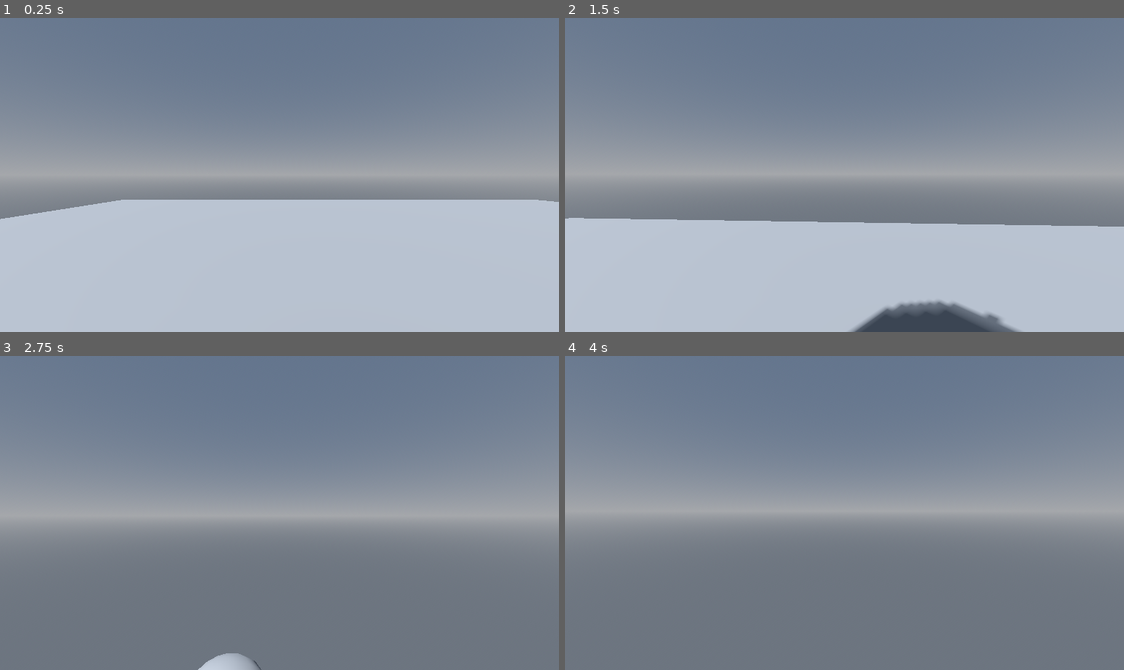
Above: before the commit, frames 1-4 (two rows, left to right).
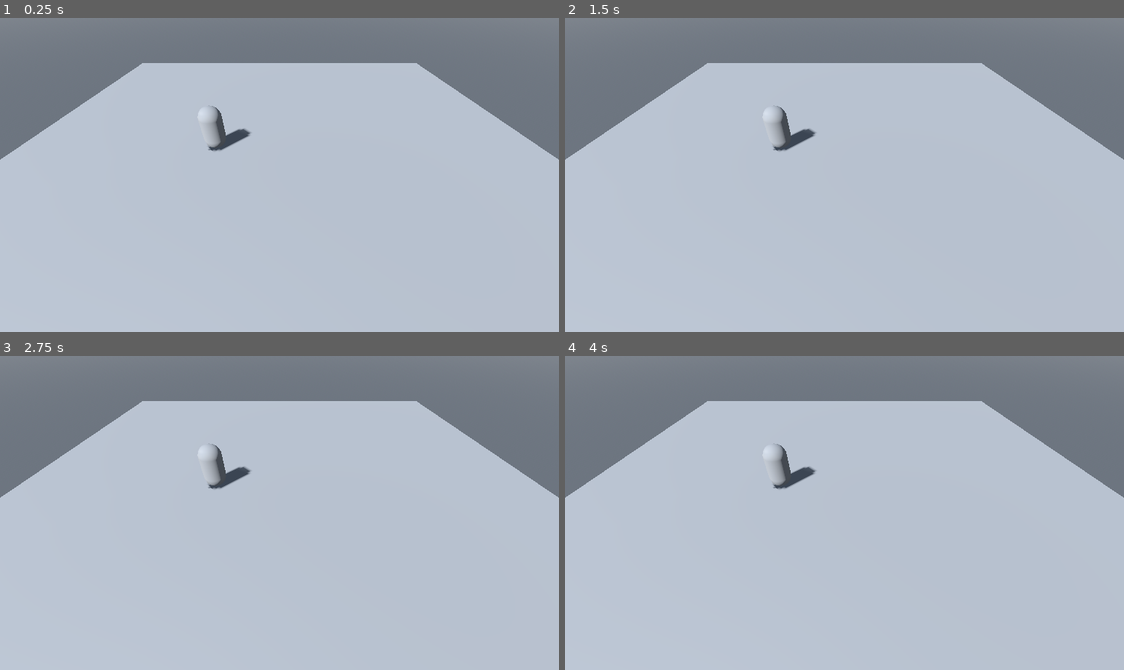
Above: after the commit, the same moments.

Repository: LeonStansfield/Basic-Godot-Multiplayer-Framework
Game: Godot game, scene res://Scenes/test.tscn
The game is run twice, just before and just after one commit, with the same random seed, the same clock (stepped at 60 frames per second) and the same inputs. This scene is started directly instead of the project's main scene.
Inputs (mouse positions are in pixels of both pictures, inside the frame that each line leads up to):
- Up to frame 1 (0.25 s): no input
- Up to frame 2 (1.5 s): tap Enter at 0.5 s; move the mouse to (872, 175) at 0.52 s; press the mouse at (872, 175) at 0.53 s; hold W (move_forward) from 0.53 s (still down); right-click (872, 175) at 0.8 s; move the mouse to (816, 175) at 1.27 s; release the mouse at (816, 175) at 1.28 s; right-click (816, 175) at 1.35 s
- Up to frame 3 (2.75 s): keep holding W (move_forward); tap Middle mouse button (action_3) at 1.55 s; move the mouse to (296, 506) at 2.02 s; hold Middle mouse button (action_3) from 2.03 s (still down); click (296, 506) at 2.3 s
- Up to frame 4 (4 s): keep holding W (move_forward); move the mouse to (838, 519) at 2.77 s; release Middle mouse button (action_3) at 2.78 s; click (838, 519) at 2.85 s; right-click (838, 519) at 3.05 s; tap Space at 3.5 s; move the mouse to (889, 516) at 3.52 s; hold Right mouse button (action_2) from 3.53 s (still down); tap Middle mouse button (action_3) at 3.8 s

The runs differ from the first frame. In frame 1, 38% of the frame differs, in the area x 0-100%, y 14-65%; in frame 2, 47%; in frame 3, 79%; in frame 4, 80%, in the area x 0-100%, y 14-100%.

Commit message:
Migrate networked object management to MultiplayerSpawner, simplify synchronization

Diff:
--- a/Prefabs/ball.tscn
+++ b/Prefabs/ball.tscn
@@ -11,6 +11,20 @@
 [sub_resource type="SphereMesh" id="SphereMesh_8a2hy"]
 radial_segments = 16
 rings = 8
+
+[sub_resource type="SceneReplicationConfig" id="SceneReplicationConfig_ball"]
+properties/0/path = NodePath(".:position")
+properties/0/spawn = true
+properties/0/replication_mode = 1
+properties/1/path = NodePath(".:rotation")
+properties/1/spawn = true
+properties/1/replication_mode = 1
+properties/2/path = NodePath(".:linear_velocity")
+properties/2/spawn = true
+properties/2/replication_mode = 1
+properties/3/path = NodePath(".:angular_velocity")
+properties/3/spawn = true
+properties/3/replication_mode = 1
 
 [node name="Ball" type="RigidBody3D"]
 collision_layer = 4
@@ -28,4 +42,7 @@
 wait_time = 5.0
 autostart = true
 
+[node name="BallSynchronizer" type="MultiplayerSynchronizer" parent="."]
+replication_config = SubResource("SceneReplicationConfig_ball")
+
 [connection signal="timeout" from="DespawnTimer" to="." method="_on_despawn_timer_timeout"]
--- a/Prefabs/player.tscn
+++ b/Prefabs/player.tscn
@@ -71,6 +71,14 @@
 &"animation_2": SubResource("Animation_y5hcb")
 }
 
+[sub_resource type="SceneReplicationConfig" id="SceneReplicationConfig_player"]
+properties/0/path = NodePath(".:position")
+properties/0/spawn = true
+properties/0/replication_mode = 1
+properties/1/path = NodePath(".:rotation")
+properties/1/spawn = true
+properties/1/replication_mode = 1
+
 [node name="Player" type="CharacterBody3D" node_paths=PackedStringArray("camera_rig", "camera", "ball_spawn_pos", "animation_player")]
 collision_layer = 2
 collision_mask = 3
@@ -100,3 +108,6 @@
 libraries = {
 &"": SubResource("AnimationLibrary_y5hcb")
 }
+
+[node name="PlayerSynchronizer" type="MultiplayerSynchronizer" parent="."]
+replication_config = SubResource("SceneReplicationConfig_player")
--- a/Scenes/main.tscn
+++ b/Scenes/main.tscn
@@ -4,7 +4,7 @@
 [ext_resource type="Environment" uid="uid://crcpsuceqxwoc" path="res://Assets/environment.tres" id="3_jjvhh"]
 
 [sub_resource type="BoxShape3D" id="BoxShape3D_bo1nx"]
-size = Vector3(25, 1, 25)
+size = Vector3(100, 1, 100)
 
 [node name="Main" type="Node3D"]
 
@@ -62,4 +62,4 @@
 
 [node name="CSGBox3D" type="CSGBox3D" parent="World/Ground"]
 transform = Transform3D(1, 0, 0, 0, 1, 0, 0, 0, 1, 0, -0.5, 0)
-size = Vector3(25, 1, 25)
+size = Vector3(100, 1, 100)
--- a/project.godot
+++ b/project.godot
@@ -61,3 +61,8 @@
 "events": [Object(InputEventMouseButton,"resource_local_to_scene":false,"resource_name":"","device":-1,"window_id":0,"a …(253 unchanged characters)…
 ]
 }
+escape={
+"deadzone": 0.2,
+"events": [Object(InputEventKey,"resource_local_to_scene":false,"resource_name":"","device":-1,"window_id":0,"alt_pressed":false,"shift_pressed":false,"ctrl_pressed":false,"meta_pressed":false,"pressed":false,"keycode":0,"physical_keycode":4194305,"key_label":0,"unicode":0,"location":0,"echo":false,"script":null)
+]
+}
--- a/scripts/ball.gd
+++ b/scripts/ball.gd
@@ -1,52 +1,7 @@
 extends RigidBody3D
 
 var forward_impulse: float = 10.0
-var net_ready: bool = false
-var networked_object_id: String = ""
-
-@export var sync_rate := 0.05
-var _sync_timer := 0.0
-
-# When adding networked objects, things that would normally be called in ready should be called here
-# This is to ensure all the normal 'ready' behavior occurs on all instances of the object across all clients
-func network_ready() -> void:
-	net_ready = true
-	apply_forward_impulse()
-
-# Function used to set network ready.
-# This is needed as when deleting objects, set network ready needs to be set to false
-# so its network code wont run between first being despawned and then actually despawned on all clients.
-func _set_network_ready(v: bool) -> void:
-	net_ready = v
 
 func _ready():
-	if not is_multiplayer_authority():
-		set_physics_process(false)
-
-func apply_forward_impulse():
 	if is_multiplayer_authority():
 		apply_central_impulse(-transform.basis.z * forward_impulse)
-
-func _physics_process(delta):
-	if is_multiplayer_authority():
-		_sync_timer += delta
-		if _sync_timer >= sync_rate:
-			_sync_timer = 0.0
-			sync_state.rpc(global_transform, linear_velocity, angular_velocity)
-
-@rpc("any_peer", "unreliable")
-func sync_state(t: Transform3D, lin_vel: Vector3, ang_vel: Vector3):
-	if not is_multiplayer_authority():
-		global_transform = t
-		linear_velocity = lin_vel
-		angular_velocity = ang_vel
-
-# When despawning objects, ensure you call the network manager to clean up all instances of the object
-# Then you can call queue free deffered to ensure it is deleted on all other clients first.
-func _on_despawn_timer_timeout():
-	if multiplayer.is_server():
-		var network_manager = get_tree().get_root().get_node("NetworkManager")
-		if networked_object_id != "":
-			network_manager.despawn_networked_object(networked_object_id) # Ensure network manager deletes all clients objects
-
-	call_deferred("queue_free") # Delete object locally next frame
--- a/scripts/network_manager.gd
+++ b/scripts/network_manager.gd
@@ -11,20 +11,27 @@
 const MAX_PLAYERS: int = 16
 
 # Registry for spawnable objects
-var spawnable_scenes: Dictionary = {  # Register types here
+var spawnable_scenes: Dictionary = {
 	"player": preload("res://Prefabs/player.tscn"),
 	"ball": preload("res://Prefabs/ball.tscn")
 }
 
-# Tracks all spawned objects: { object_id: { "type": String, "node": Node } }
-var networked_objects: Dictionary = {}
-
 var spawn_root: Node3D
+var multiplayer_spawner: MultiplayerSpawner
 
 func _ready() -> void:
 	spawn_root = Node3D.new()
 	spawn_root.name = "SpawnRoot"
 	add_child(spawn_root)
+
+	# Setup MultiplayerSpawner
+	multiplayer_spawner = MultiplayerSpawner.new()
+	multiplayer_spawner.spawn_path = spawn_root.get_path()
+	add_child(multiplayer_spawner)
+
+	# Register spawnable scenes
+	for scene_path in spawnable_scenes.values():
+		multiplayer_spawner.add_spawnable_scene(scene_path.resource_path)
 
 	multiplayer.connected_to_server.connect(_on_connected_to_server)
 	multiplayer.connection_failed.connect(_on_connection_failed)
@@ -47,12 +54,8 @@
 	print("Hosting server on port %d" % PORT)
 	emit_signal("hosting_started")
 
-	# Spawn the host's player object. We'll give them a small offset to start with.
-	var rng = RandomNumberGenerator.new()
-	rng.randomize()
-	var spawn_offset = Vector3(rng.randf_range(-3, 3), 0, rng.randf_range(-3, 3))
-	var host_spawn_pos = spawn_root.global_position + spawn_offset
-	spawn_networked_object("player", str(multiplayer.get_unique_id()), multiplayer.get_unique_id(), host_spawn_pos, Vector3.ZERO, Vector3.ONE, false)
+	# Spawn the host's player object.
+	spawn_player(1)
 	return OK
 
 func join_game(ip: String) -> Error:
@@ -97,114 +100,45 @@
 	reset_game_state()
 	emit_signal("disconnected")
 
-# PEER EVENTS (server-side spawning)
+# PEER EVENTS
 func _on_peer_connected(id: int) -> void:
 	print("Peer connected: %d" % id)
-
 	if multiplayer.is_server():
-		var rng = RandomNumberGenerator.new()
-		rng.randomize()
-		var spawn_offset = Vector3(rng.randf_range(-3, 3), 0, rng.randf_range(-3, 3))
-		var spawn_pos = spawn_root.global_position + spawn_offset
-		# Spawn server-side but don't announce here (we will explicitly tell peers below)
-		spawn_networked_object("player", str(id), id, spawn_pos, Vector3.ZERO, Vector3.ONE, false)
-
-		# 1) Tell the new peer about ALL existing objects (including this new player's object)
-		for object_id in networked_objects.keys():
-			var rec = networked_objects[object_id]
-			var node: Node = rec.node
-			var obj_type: String = rec.type
-			var auth: int = node.get_multiplayer_authority()
-			var pos: Vector3 = node.global_position if node is Node3D else Vector3.ZERO
-			rpc_id(id, "spawn_remote_object", obj_type, object_id, auth, pos, Vector3.ZERO, Vector3.ONE)
-
-		# 2) Tell all existing peers about the new player's object (avoid sending to the newly-connected peer)
-		for peer_id in multiplayer.get_peers():
-			if peer_id != id:
-				rpc_id(peer_id, "spawn_remote_object", "player", str(id), id, spawn_pos, Vector3.ZERO, Vector3.ONE)
+		spawn_player(id)
 
 func _on_peer_disconnected(id: int) -> void:
 	print("Peer disconnected: %d" % id)
 	if multiplayer.is_server():
-		# Remove their player object
-		despawn_networked_object(str(id))
-		rpc("despawn_remote_object", str(id))
+		var player = spawn_root.get_node_or_null(str(id))
+		if player:
+			player.queue_free()
 
-# GENERIC NETWORKED OBJECT MANAGEMENT
-func spawn_networked_object(object_type: String, object_id: String, authority: int = 1, position: Vector3 = Vector3.ZERO, rotation: Vector3 = Vector3.ZERO, scale: Vector3 = Vector3.ONE, announce: bool = true) -> void:
-	# Check if the object type is valid
-	if not spawnable_scenes.has(object_type):
-		printerr("Unknown object type: %s" % object_type)
-		return
+func spawn_player(id: int) -> void:
+	var rng = RandomNumberGenerator.new()
+	rng.randomize()
+	var spawn_offset = Vector3(rng.randf_range(-3, 3), 2.0, rng.randf_range(-3, 3))
+	var spawn_pos = spawn_root.global_position + spawn_offset
 
-	if networked_objects.has(object_id): # If the object already exists, despawn it before spawning a new one
-		despawn_networked_object(object_id)
+	var player = spawnable_scenes["player"].instantiate()
+	player.name = str(id)
+	player.position = spawn_pos
+	player.set_multiplayer_authority(id)
+	spawn_root.add_child(player, true)
 
-	# Create the new object
-	var scene: PackedScene = spawnable_scenes[object_type]
-	var node: Node = scene.instantiate()
-	node.name = "%s_%s" % [object_type.capitalize(), object_id]
-	spawn_root.add_child(node)
+# SPAWN BALL (called from player)
+func spawn_ball(pos: Vector3, rot: Vector3) -> void:
+	if not multiplayer.is_server():
+		return # Only server spawns
 
-	# Set transforms
-	if node is Node3D:
-		node.global_position = position
-		node.rotation_degrees = rotation
-		node.scale = scale
+	var ball = spawnable_scenes["ball"].instantiate()
+	ball.position = pos
+	ball.rotation_degrees = rot
+	spawn_root.add_child(ball, true)
 
-	# Set ID
-	if node.networked_object_id != null:
-		node.networked_object_id = object_id
-
-	node.set_multiplayer_authority(authority)
-
-	# Call network_ready now objects are initialised
-	if node.has_method("network_ready"):
-		node.call("network_ready")
-
-	networked_objects[object_id] = { "type": object_type, "node": node }
-	print("Spawned %s with ID %s (authority: %d) at position: %s rotation: %s scale: %s " % [object_type, object_id, authority, node.global_position, node.rotation_degrees, node.scale])
-
-	# Announce the new object to all peers
-	if multiplayer.is_server() and announce:
-		for peer_id in multiplayer.get_peers():
-			rpc_id(peer_id, "spawn_remote_object", object_type, object_id, authority, node.global_position, node.rotation_degrees, node.scale)
-
-@rpc("any_peer", "reliable")
-func spawn_remote_object(object_type: String, object_id: String, authority: int, position: Vector3, rotation: Vector3, scale: Vector3) -> void:
-	spawn_networked_object(object_type, object_id, authority, position, rotation, scale)
-
-func despawn_networked_object(object_id: String) -> void:
-	if networked_objects.has(object_id):
-		var node: Node = networked_objects[object_id].node
-		if node.has_method("_set_network_ready"):
-			node.call("_set_network_ready", false)
-		networked_objects.erase(object_id)  # Remove reference first
-		if is_instance_valid(node) and is_instance_valid(node):
-			node.call_deferred("queue_free") # Call queue free on the next frame
-
-@rpc("any_peer", "reliable")
-func despawn_remote_object(object_id: String) -> void:
-	despawn_networked_object(object_id)
-
-# RESET/CLEANUP
 func reset_game_state() -> void:
 	print("Resetting game state...")
-
-	# Make a copy of keys
-	var object_ids = networked_objects.keys()
-	for id in object_ids:
-		var rec = networked_objects.get(id, null)
-		if rec != null:
-			var node: Node = rec.node
-			if is_instance_valid(node) and is_instance_valid(node):
-				if node.has_method("_set_network_ready"):
-					node.call("_set_network_ready", false)
-				# Use deferred call to delete on the next frame
-				node.call_deferred("queue_free")
-
-	# Clear after freeing requests have been queued
-	networked_objects.clear()
+	for child in spawn_root.get_children():
+		child.queue_free()
 
 func _close_peer() -> void:
 	if multiplayer.multiplayer_peer != null:
--- a/scripts/player.gd
+++ b/scripts/player.gd
@@ -10,60 +10,80 @@
 @export var ball_spawn_pos: Marker3D
 @export var animation_player: AnimationPlayer
 
-@export var is_networked: bool = true
-var networked_object_id: String = ""
-var net_ready: bool = false
-
 var mouse_sensitivity: float = 0.1
 var camera_pitch: float = 0.0
 
-func network_ready() -> void:
-	net_ready = true
+func _ready() -> void:
+	# Disable physics initially to prevent "ejection" from spawn
+	set_physics_process(false)
+
+	# Defer setup to ensure MultiplayerSpawner has set the position and name
+	call_deferred("_setup_networking")
+
+func _setup_networking() -> void:
+	# Ensure authority is set correctly based on the final name
+	set_multiplayer_authority(str(name).to_int())
+
+	# Important: The synchronizer must have the same authority as the player!
+	var synchronizer = $PlayerSynchronizer
+	synchronizer.set_multiplayer_authority(get_multiplayer_authority())
+
 	set_current_camera()
 
-func _set_network_ready(v: bool) -> void:
-	net_ready = v
+	# Reset velocity to prevent any accumulated momentum
+	velocity = Vector3.ZERO
 
-func _ready() -> void:
-	set_current_camera()
+	# Disable collision initially to prevent spawn conflicts
+	get_node("CollisionShape3D").disabled = true
+
+	# Wait for sync
+	await get_tree().create_timer(0.1).timeout
+
+	if not is_inside_tree():
+		return
+
+	# Enable collision and physics
+	get_node("CollisionShape3D").disabled = false
+	set_physics_process(true)
 
 func _unhandled_input(event: InputEvent) -> void:
-	if (is_multiplayer_authority() and net_ready) or not is_networked:
-		if event.is_action_pressed("escape"):
-			if Input.mouse_mode == Input.MOUSE_MODE_CAPTURED:
-				Input.set_mouse_mode(Input.MOUSE_MODE_VISIBLE)
-			else:
-				Input.set_mouse_mode(Input.MOUSE_MODE_CAPTURED)
+	if not is_multiplayer_authority():
+		return
 
-		if event is InputEventMouseMotion:
-			_handle_mouse_look(event)
+	if event.is_action_pressed("escape"):
+		if Input.mouse_mode == Input.MOUSE_MODE_CAPTURED:
+			Input.set_mouse_mode(Input.MOUSE_MODE_VISIBLE)
+		else:
+			Input.set_mouse_mode(Input.MOUSE_MODE_CAPTURED)
 
-		if event.is_action_pressed("action_1"):
-			trigger_animation("animation_1")
-		if event.is_action_pressed("action_2"):
-			trigger_animation("animation_2")
-		if event.is_action_pressed("action_3"):
-			throw_ball()
+	if event is InputEventMouseMotion:
+		_handle_mouse_look(event)
+
+	if event.is_action_pressed("action_1"):
+		trigger_animation("animation_1")
+	if event.is_action_pressed("action_2"):
+		trigger_animation("animation_2")
+	if event.is_action_pressed("action_3"):
+		throw_ball()
 
 func _physics_process(delta: float) -> void:
-	if not is_networked or (net_ready and is_multiplayer_authority()):
-		if not is_on_floor():
-			velocity.y -= gravity * delta
+	if not is_multiplayer_authority():
+		return
 
-		var input_dir := Input.get_vector("move_left", "move_right", "move_forward", "move_back")
-		var direction := (transform.basis * Vector3(input_dir.x, 0, input_dir.y)).normalized()
+	if not is_on_floor():
+		velocity.y -= gravity * delta
 
-		if direction:
-			velocity.x = lerp(velocity.x, direction.x * speed, acceleration * delta)
-			velocity.z = lerp(velocity.z, direction.z * speed, acceleration * delta)
-		else:
-			velocity.x = lerp(velocity.x, 0.0, deceleration * delta)
-			velocity.z = lerp(velocity.z, 0.0, deceleration * delta)
+	var input_dir := Input.get_vector("move_left", "move_right", "move_forward", "move_back")
+	var direction := (transform.basis * Vector3(input_dir.x, 0, input_dir.y)).normalized()
 
-		move_and_slide()
+	if direction:
+		velocity.x = lerp(velocity.x, direction.x * speed, clamp(acceleration * delta, 0.0, 1.0))
+		velocity.z = lerp(velocity.z, direction.z * speed, clamp(acceleration * delta, 0.0, 1.0))
+	else:
+		velocity.x = lerp(velocity.x, 0.0, clamp(deceleration * delta, 0.0, 1.0))
+		velocity.z = lerp(velocity.z, 0.0, clamp(deceleration * delta, 0.0, 1.0))
 
-		# Send transform to others
-		update_transform.rpc(global_transform)
+	move_and_slide()
 
 # Handle looking around
 func _handle_mouse_look(event: InputEventMouseMotion) -> void:
@@ -79,7 +99,7 @@
 
 # Enable/disable camera based on authority
 func set_current_camera() -> void:
-	if (is_multiplayer_authority() and net_ready) or not is_networked:
+	if is_multiplayer_authority():
 		camera.current = true
 		Input.set_mouse_mode(Input.MOUSE_MODE_CAPTURED)
 	else:
@@ -89,19 +109,14 @@
 	var pos: Vector3 = ball_spawn_pos.global_position
 	var rot: Vector3 = ball_spawn_pos.global_rotation_degrees
 	if multiplayer.is_server():
-		_spawn_ball(pos, rot)
+		get_tree().get_root().get_node("NetworkManager").spawn_ball(pos, rot)
 	else:
 		rpc_id(1, "request_spawn_ball", pos, rot)
 
-@rpc("authority", "reliable")
+@rpc("any_peer", "call_remote", "reliable")
 func request_spawn_ball(pos: Vector3, rot: Vector3) -> void:
 	if multiplayer.is_server():
-		_spawn_ball(pos, rot)
-
-func _spawn_ball(pos: Vector3, rot: Vector3) -> void:
-	var network_manager = get_tree().get_root().get_node("NetworkManager")
-	var object_id = str(Time.get_ticks_msec())
-	network_manager.spawn_networked_object("ball", object_id, 1, pos, rot, Vector3.ONE)
+		get_tree().get_root().get_node("NetworkManager").spawn_ball(pos, rot)
 
 # Local + networked animation triggers
 func trigger_animation(animation: String) -> void:
@@ -112,13 +127,7 @@
 	if animation_player:
 		animation_player.play(animation)
 
-@rpc("any_peer", "reliable")
+@rpc("any_peer", "call_remote", "reliable")
 func play_animation_remote(animation: String) -> void:
-	if (not is_multiplayer_authority() and net_ready) or not is_networked:
-		if animation_player:
-			animation_player.play(animation)
-
-@rpc("any_peer", "unreliable")
-func update_transform(new_transform: Transform3D) -> void:
-	if (not is_multiplayer_authority() and net_ready) or not is_networked:
-		global_transform = new_transform
+	if animation_player:
+		animation_player.play(animation)
Not shown: 1 places in Prefabs/ball.tscn that only renumber resources
Not shown: 1 places in Prefabs/player.tscn that only renumber resources
Not shown, changed: export_presets.cfg
